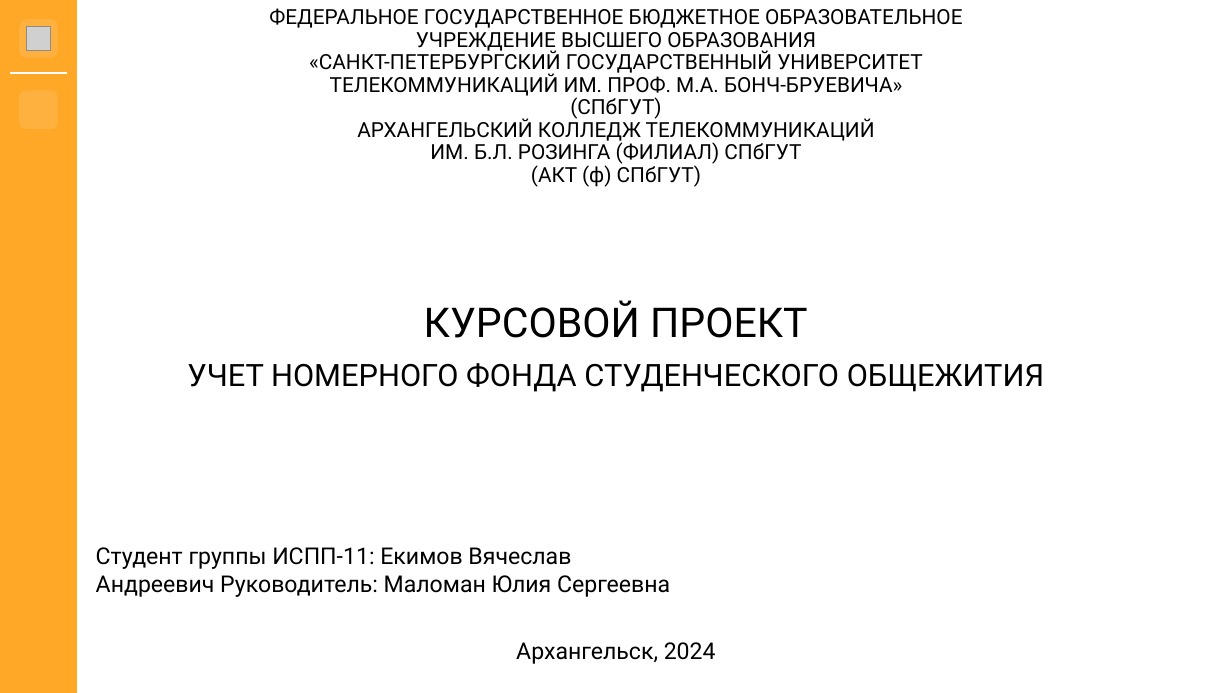
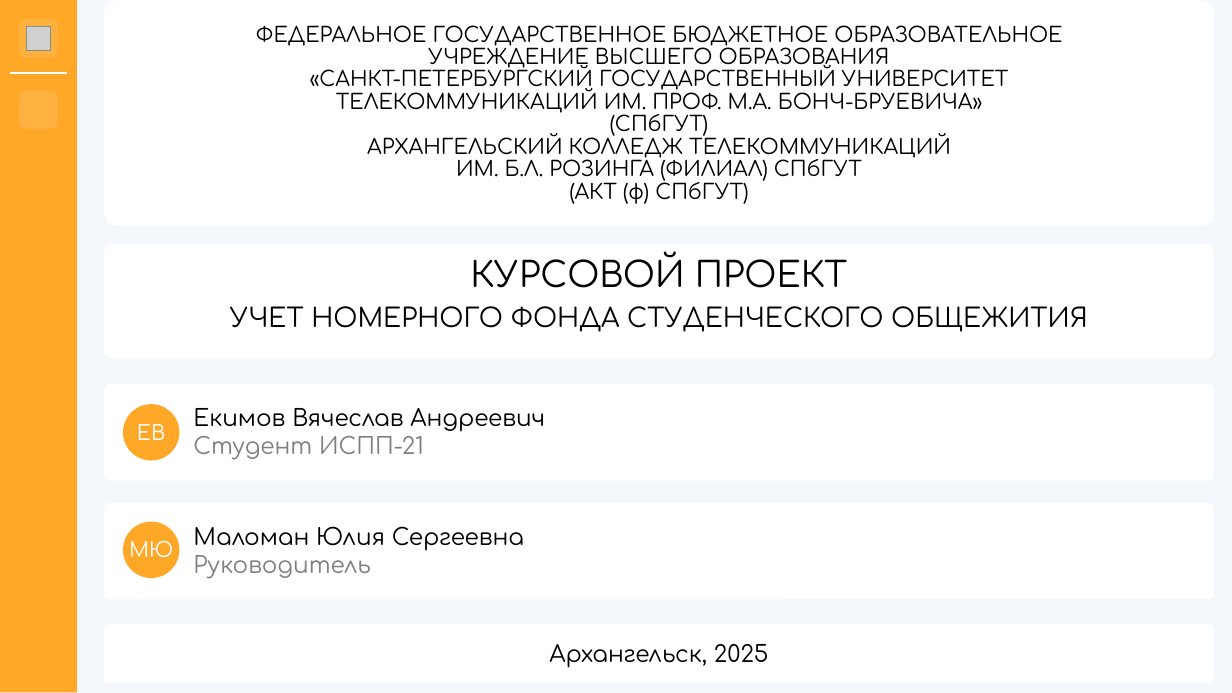
Before and after one commit to hhallva/cmdnt-website, a slide deck: slide 1 of КП/Презентация/Презентация.pptx. Drawn at 1232x693 pixels with LibreOffice and Linux fonts; fonts in the diff are those of the drawing; grey boxes stand for pictures; background and template pictures are left out. Boxes give left, top, right and bottom in pixels: in the first picture for what was removed or moved away, otherwise in the second. Text is boxed around its words. In the diff, an @@ line names an element or a change of style, - is before the commit and + after.

```diff
--- a/КП/Презентация/Презентация.pptx
+++ b/КП/Презентация/Презентация.pptx
@@ background #FFFFFF to #F4F7FB @@
@@ rounded rectangle added at (105,2,1214,225), fill #FFFFFF, outline #FFFFFF 1.5 pt @@
@@ title "ФЕДЕРАЛЬНОЕ ГОСУДАРСТВЕННОЕ БЮДЖЕТНОЕ ОБРАЗОВАТЕЛЬНОЕ УЧРЕЖД ...": place and size @@
-title "ФЕДЕРАЛЬНОЕ ГОСУДАРСТВЕННОЕ БЮДЖЕТНОЕ ОБРАЗОВАТЕЛЬНОЕ УЧРЕЖД ..." at (269,8,962,187)
+title "ФЕДЕРАЛЬНОЕ ГОСУДАРСТВЕННОЕ БЮДЖЕТНОЕ ОБРАЗОВАТЕЛЬНОЕ УЧРЕЖД ..." at (256,25,1062,203)
@@ title "ФЕДЕРАЛЬНОЕ ГОСУДАРСТВЕННОЕ БЮДЖЕТНОЕ ОБРАЗОВАТЕЛЬНОЕ УЧРЕЖД ..." at (256,25,1062,203): font Roboto to Comfortaa @@
@@ rounded rectangle added at (105,245,1214,357), fill #FFFFFF, outline #FFFFFF 1.5 pt @@
@@ subtitle "КУРСОВОЙ ПРОЕКТ": place and size @@
-subtitle "КУРСОВОЙ ПРОЕКТ" at (187,300,1044,392)
+subtitle "КУРСОВОЙ ПРОЕКТ" at (230,251,1088,332)
@@ subtitle "КУРСОВОЙ ПРОЕКТ" at (230,251,1088,332): size 32 to 27.2 pt in "КУРСОВОЙ ПРОЕКТ"; font Roboto to Comfortaa; size 24 to 20.4 pt in "УЧЕТ НОМЕРНОГО ФОНДА СТУДЕНЧЕСКОГО ОБЩЕЖИТИЯ"; line spacing 0.9 to 0.8 @@
@@ rounded rectangle added at (105,385,1214,480), fill #FFFFFF, outline #FFFFFF 1.5 pt @@
@@ ellipse added at (123,404,179,460), fill #FFA726 @@
@@ text at (193,408,545,460): text changed; font Roboto to Comfortaa @@
-Студент группы ИСПП-11: Екимов Вячеслав Андреевич Руководитель: Маломан Юлия Сергеевна
+Екимов Вячеслав Андреевич
+Студент ИСПП-21
@@ text added at (137,424,165,440), 16 pt, text #FFFFFF @@
+ЕВ
@@ group added at (105,504,1214,598): 2 texts, 1 rounded rectangle, 1 ellipse @@
+Маломан Юлия Сергеевна
+Руководитель
+МЮ
@@ rounded rectangle added at (105,626,1214,682), fill #FFFFFF, outline #FFFFFF 1.5 pt @@
@@ text at (549,644,768,668): text changed; font Roboto to Comfortaa @@
-Архангельск, 2024
+Архангельск, 2025
```
Also in this commit, not shown: 10 other slides changed, 1 other file.
